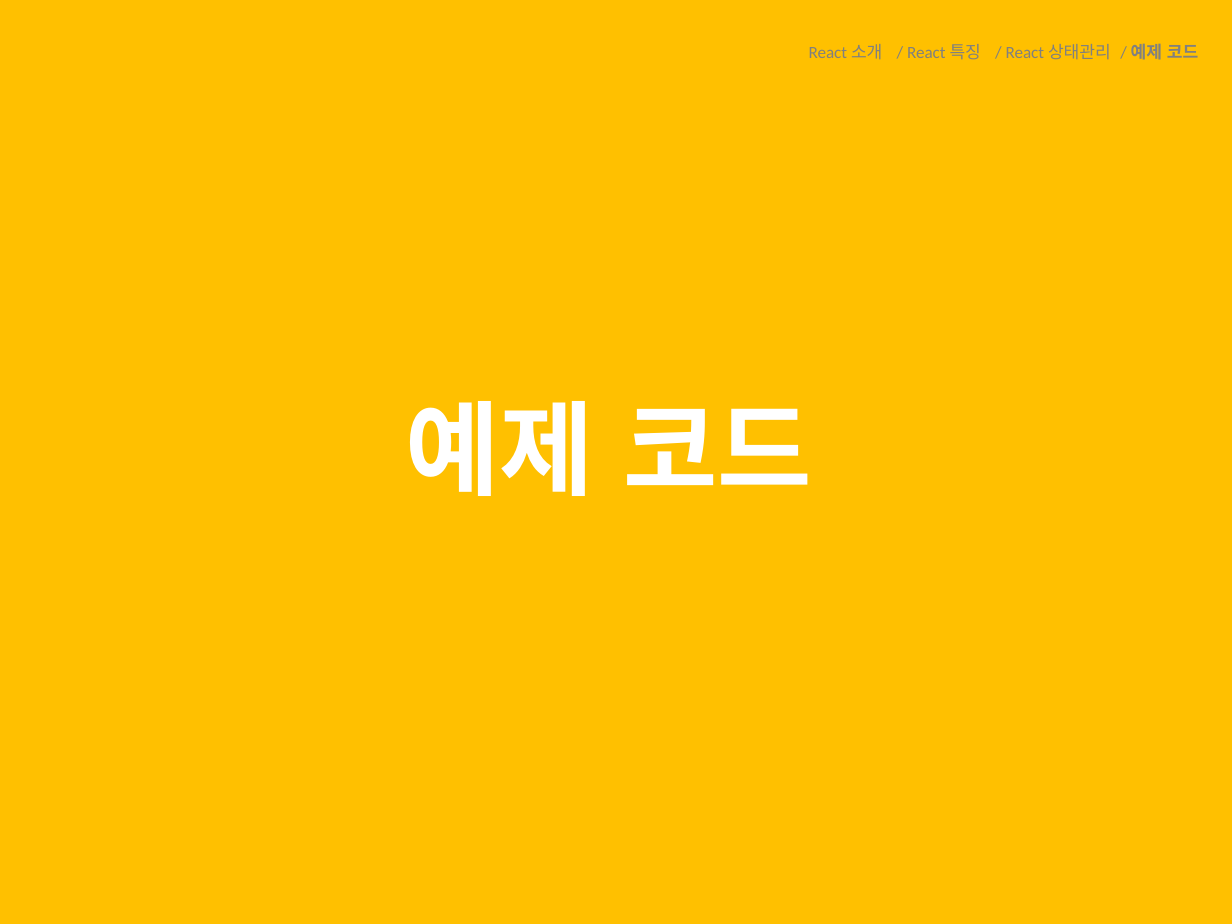
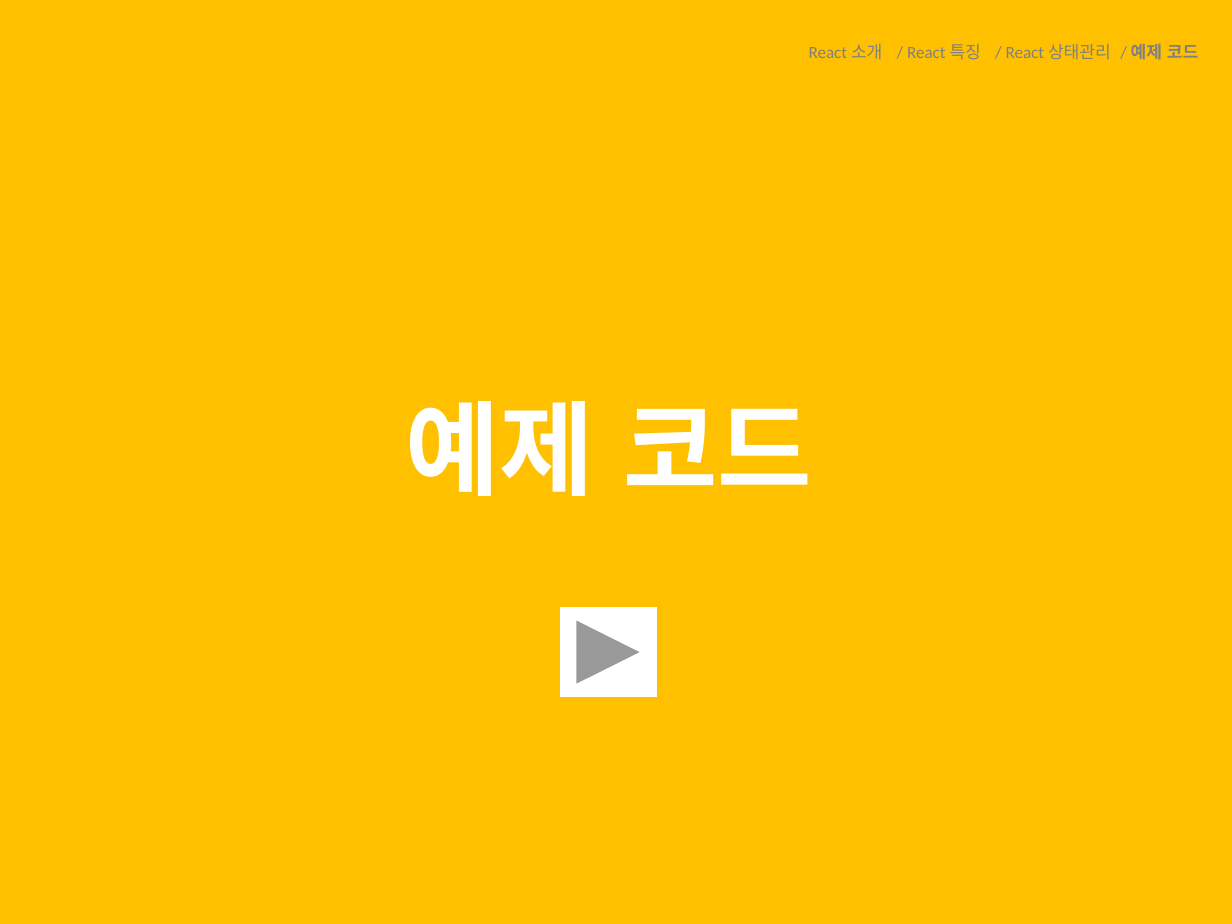
Before and after one commit to yuhyunjae12/ReactStudy, a slide deck: slide 18 of React발표자료.pptx (slide 14 before the commit). Drawn at 1232x924 pixels with LibreOffice and Linux fonts; fonts in the diff are those of the drawing. Boxes give left, top, right and bottom in pixels: in the first picture for what was removed or moved away, otherwise in the second. Text is boxed around its words. In the diff, an @@ line names an element or a change of style, - is before the commit and + after.

```diff
--- a/React발표자료.pptx
+++ b/React발표자료.pptx
@@ action button forward next added at [562,609,657,697], fill #FFFFFF, outline #FFFFFF 1 pt @@
```
Also in this commit, not shown: 1 other slide changed, 4 slides added.
